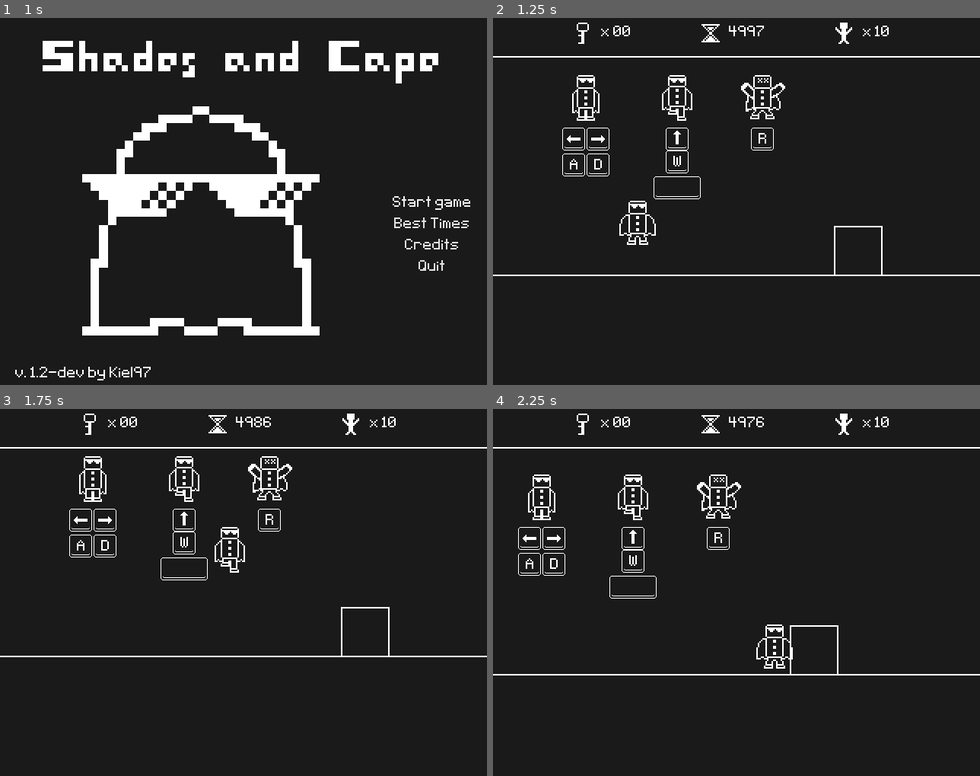
Above: before the commit, frames 1-4 (two rows, left to right).
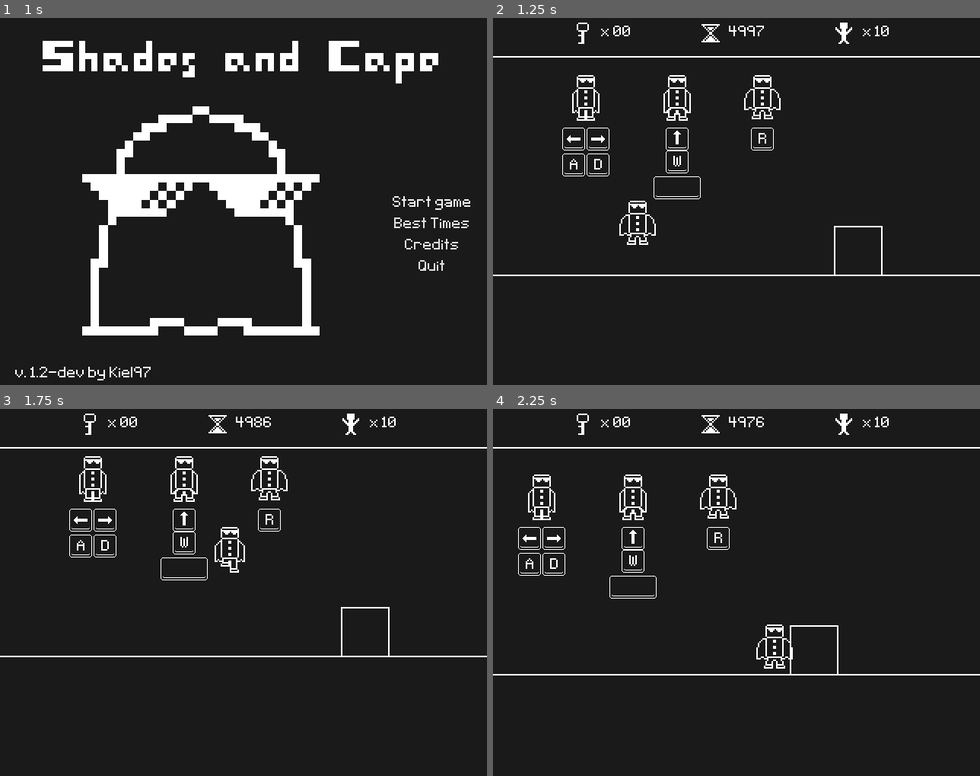
Above: after the commit, the same moments.

Repository: Kiel97/bialjam2019
Game: Godot game, scene res://Menu/MainMenu.tscn
The game is run twice, just before and just after one commit, with the same random seed, the same clock (stepped at 60 frames per second) and the same inputs. Sound files missing from this copy of the repository are replaced by a short silence.
Inputs:
- Up to frame 1 (1 s): click "Start game" at 0.5 s
- Up to frame 2 (1.25 s): no input
- Up to frame 3 (1.75 s): tap Enter (enter) at 1.25 s; hold Right (move_right) from 1.28 s (still down); hold Enter (enter) from 1.28 s (still down); tap Up (jump) at 1.52 s
- Up to frame 4 (2.25 s): keep holding Right (move_right); release Enter (enter) at 2.03 s; tap Enter (enter) at 2.1 s

Frame 1 is identical in both runs. In frame 2, 0.4% of the frame differs, in the area x 34-60%, y 16-29%; in frame 3, 0.4%; in frame 4, 0.4%.

Commit message:
Added Walk state and updated transition between states

Diff:
--- a/Bialjam2019/Hero/Hero.gd
+++ b/Bialjam2019/Hero/Hero.gd
@@ -16,9 +16,10 @@
 var hero_anim = {hero_states.IDLE: "Idle",
 					hero_states.JUMP: "Jump",
 					hero_states.FALL: "Fall",
-					hero_states.DEAD: "Dead"}
+					hero_states.DEAD: "Dead",
+					hero_states.WALK: "Walk"}
 
-enum hero_states {IDLE, JUMP, FALL, DEAD, WIN}
+enum hero_states {IDLE, WALK, JUMP, FALL, DEAD, WIN}
 
 onready var timer : Timer = $Timer
 onready var touchpad : Node2D = $TouchpadLayout/Touchpad
@@ -78,12 +79,17 @@
 		velocity.x -= MOVE_SPEED
 		$Sprite.flip_h = true
 
+	if abs(velocity.x) != 0 and self.state == hero_states.IDLE:
+		self.state = hero_states.WALK
+	if velocity.x == 0 and self.state == hero_states.WALK:
+		self.state = hero_states.IDLE
+
 	if jump and not(self.state in [hero_states.JUMP, hero_states.FALL]):
 		self.state = hero_states.JUMP
 		velocity.y = JUMP_SPEED
 		$SFX/JumpSound.play()
 
-	elif self.state in [hero_states.JUMP, hero_states.IDLE] and !is_on_floor() and velocity.y > 0:
+	elif self.state in [hero_states.JUMP, hero_states.IDLE, hero_states.WALK] and !is_on_floor() and velocity.y > 0:
 		self.state = hero_states.FALL
 	elif self.state in [hero_states.JUMP, hero_states.FALL] and is_on_floor():
 		self.state = hero_states.IDLE
--- a/Bialjam2019/Hero/Hero.tscn
+++ b/Bialjam2019/Hero/Hero.tscn
@@ -24,10 +24,10 @@
 tracks/0/imported = false
 tracks/0/enabled = true
 tracks/0/keys = {
-"times": PoolRealArray( 0.00197534 ),
+"times": PoolRealArray( 0 ),
 "transitions": PoolRealArray( 1 ),
 "update": 1,
-"values": [ 3 ]
+"values": [ 4 ]
 }
 
 [sub_resource type="Animation" id=5]
@@ -41,10 +41,10 @@
 tracks/0/imported = false
 tracks/0/enabled = true
 tracks/0/keys = {
-"times": PoolRealArray( 0.00197534 ),
+"times": PoolRealArray( 0 ),
 "transitions": PoolRealArray( 1 ),
 "update": 1,
-"values": [ 2 ]
+"values": [ 3 ]
 }
 
 [sub_resource type="Animation" id=2]
@@ -75,10 +75,28 @@
 tracks/0/imported = false
 tracks/0/enabled = true
 tracks/0/keys = {
-"times": PoolRealArray( 0.00197534 ),
+"times": PoolRealArray( 0 ),
 "transitions": PoolRealArray( 1 ),
 "update": 1,
-"values": [ 1 ]
+"values": [ 2 ]
+}
+
+[sub_resource type="Animation" id=6]
+resource_name = "Walk"
+length = 0.3
+loop = true
+step = 0.15
+tracks/0/type = "value"
+tracks/0/path = NodePath("Sprite:frame")
+tracks/0/interp = 1
+tracks/0/loop_wrap = true
+tracks/0/imported = false
+tracks/0/enabled = true
+tracks/0/keys = {
+"times": PoolRealArray( 0, 0.15 ),
+"transitions": PoolRealArray( 1, 1 ),
+"update": 1,
+"values": [ 0, 1 ]
 }
 
 [node name="Hero" type="KinematicBody2D" groups=[
@@ -103,11 +121,11 @@
 anims/Fall = SubResource( 5 )
 anims/Idle = SubResource( 2 )
 anims/Jump = SubResource( 4 )
+anims/Walk = SubResource( 6 )
 
 [node name="Sprite" type="Sprite" parent="."]
 texture = ExtResource( 4 )
-hframes = 4
-frame = 3
+hframes = 5
 region_rect = Rect2( 0, 0, 32, 32 )
 
 [node name="Camera2D" type="Camera2D" parent="."]
Binary file changed: Bialjam2019/Hero/Hero.png
Not shown: 1 places in Bialjam2019/Hero/Hero.tscn that only renumber resources
Not shown, changed: other_assets/Hero.piskel
